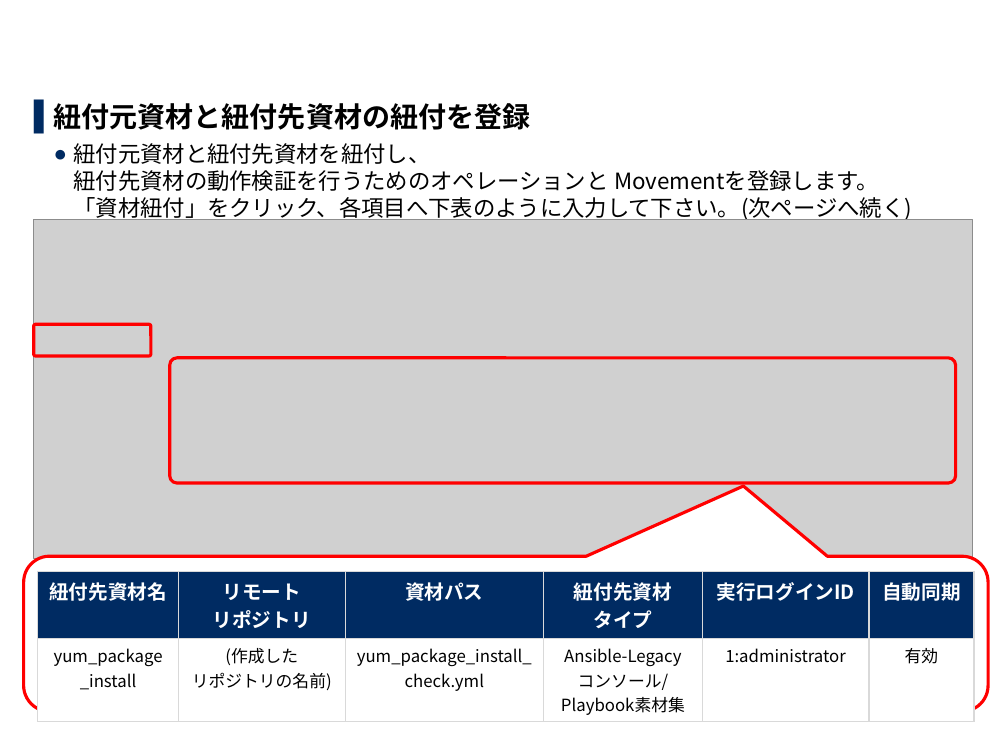
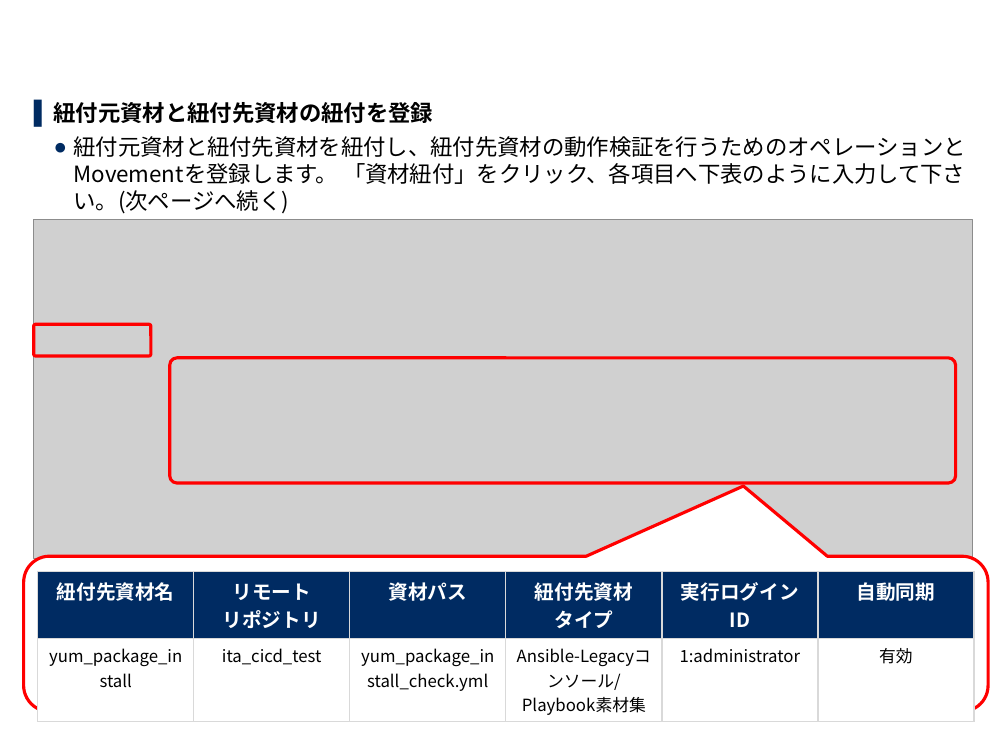
Before and after one commit to exastro-suite/it-automation-docs, a slide deck: slide 13 of asset/Learn_ja/ITA-CICD_for_IaC_practice_ja.pptx. Drawn at 1008x756 pixels with LibreOffice and Linux fonts; fonts in the diff are those of the drawing; grey boxes stand for pictures; background and template pictures are left out. Boxes give left, top, right and bottom in pixels: in the first picture for what was removed or moved away, otherwise in the second. Text is boxed around its words. In the diff, an @@ line names an element or a change of style, - is before the commit and + after.

Commit message:
Revert "Modify CICD learn docs."
This reverts commit 0e2d449b399014e0fbffc61f6ddf122e35a86a25.

```diff
--- a/asset/Learn_ja/ITA-CICD_for_IaC_practice_ja.pptx
+++ b/asset/Learn_ja/ITA-CICD_for_IaC_practice_ja.pptx
@@ text at [54,102,433,123]: size 20 to 16 pt in "紐付元資材と紐付先資材の紐付を登録" @@
@@ text at [73,136,965,214]: spaces changed @@
-  ● 紐付元資材と紐付先資材を紐付し、
-    紐付先資材の動作検証を行うためのオペレーションと Movementを登録します。
-    「資材紐付」をクリック、各項目へ下表のように入力して下さい。(次ページへ続く)
+  ● 紐付元資材と紐付先資材を紐付し、紐付先資材の動作検証を行うためのオペレーションと Movementを登録します。 「資材紐付」をクリック、各項目へ下表のように入力して下さい。(次ページへ続く)
@@ table at [37,572,975,719] @@
-row 2: yum_package _install | (作成した / リポジトリの名前) | yum_package_install_check.yml | Ansible-Legacy / コンソール/Playbook素材集 | 1:administrator | 有効
+row 2: yum_package_install | ita_cicd_test | yum_package_install_check.yml | Ansible-Legacyコンソール/Playbook素材集 | 1:administrator | 有効
```
Also in this commit, not shown: 16 other slides changed, 3 other files.
